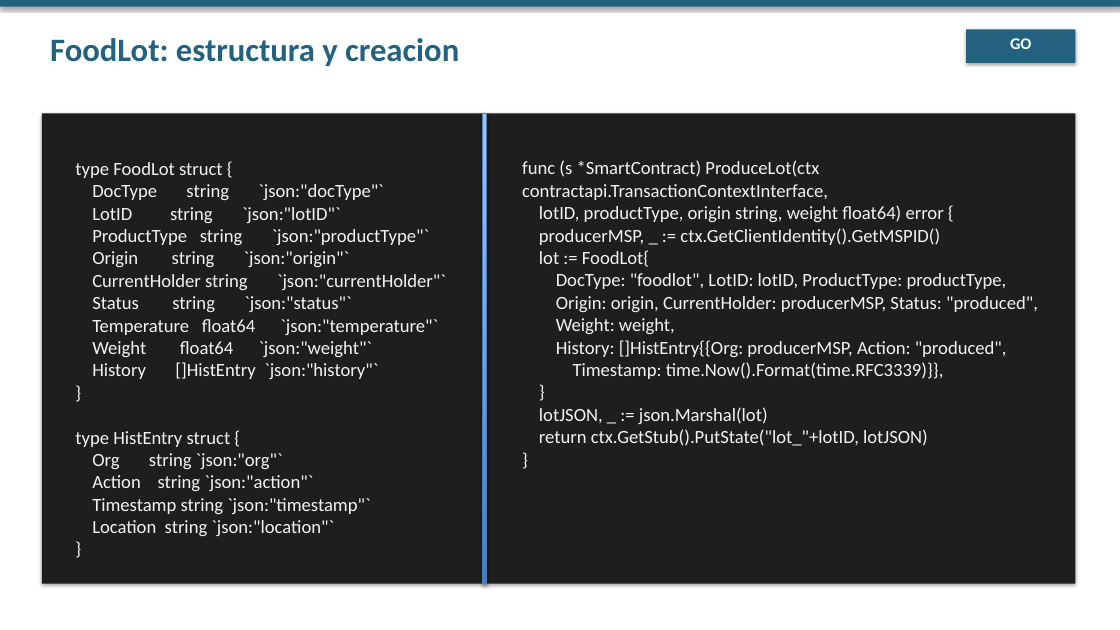
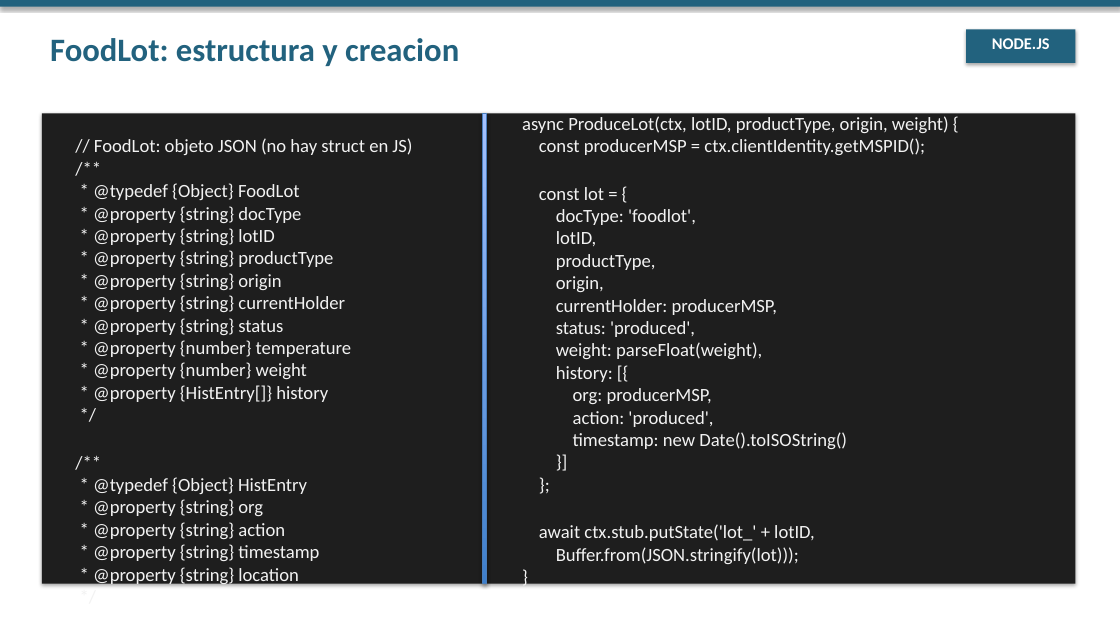
Before and after one commit to jjnieto/fabric, a slide deck: slide 16 of docs/slides/Modulo 4/dia_4.pptx. Drawn at 1120x630 pixels with LibreOffice and Linux fonts; fonts in the diff are those of the drawing. Boxes give left, top, right and bottom in pixels: in the first picture for what was removed or moved away, otherwise in the second. Text is boxed around its words. In the diff, an @@ line names an element or a change of style, - is before the commit and + after.

```diff
--- a/docs/slides/Modulo 4/dia_4.pptx
+++ b/docs/slides/Modulo 4/dia_4.pptx
@@ text at [992,38,1050,49]: text changed @@
-GO
+NODE.JS
@@ text at [522,116,949,564]: text changed @@
-func (s *SmartContract) ProduceLot(ctx contractapi.TransactionContextInterface,
-lotID, productType, origin string, weight float64) error {
-producerMSP, _ := ctx.GetClientIdentity().GetMSPID()
-lot := FoodLot{
-DocType: "foodlot", LotID: lotID, ProductType: productType,
-Origin: origin, CurrentHolder: producerMSP, Status: "produced",
-Weight: weight,
-History: []HistEntry{{Org: producerMSP, Action: "produced",
-Timestamp: time.Now().Format(time.RFC3339)}},
-}
-lotJSON, _ := json.Marshal(lot)
-return ctx.GetStub().PutState("lot_"+lotID, lotJSON)
-}
+async ProduceLot(ctx, lotID, productType, origin, weight) {
+const producerMSP = ctx.clientIdentity.getMSPID();
+const lot = {
+docType: 'foodlot',
+lotID,
+productType,
+origin,
+currentHolder: producerMSP,
+status: 'produced',
+weight: parseFloat(weight),
+history: [{
+org: producerMSP,
+action: 'produced',
+timestamp: new Date().toISOString()
+}]
+};
+await ctx.stub.putState('lot_' + lotID,
+Buffer.from(JSON.stringify(lot)));
+}
@@ text at [93,138,412,561]: text changed @@
-type FoodLot struct {
-DocType string `json:"docType"`
-LotID string `json:"lotID"`
-ProductType string `json:"productType"`
-Origin string `json:"origin"`
-CurrentHolder string `json:"currentHolder"`
-Status string `json:"status"`
-Temperature float64 `json:"temperature"`
-Weight float64 `json:"weight"`
-History []HistEntry `json:"history"`
-}
-type HistEntry struct {
-Org string `json:"org"`
-Action string `json:"action"`
-Timestamp string `json:"timestamp"`
-Location string `json:"location"`
-}
+// FoodLot: objeto JSON (no hay struct en JS)
+/**
+* @typedef {Object} FoodLot
+* @property {string} docType
+* @property {string} lotID
+* @property {string} productType
+* @property {string} origin
+* @property {string} currentHolder
+* @property {string} status
+* @property {number} temperature
+* @property {number} weight
+* @property {HistEntry[]} history
+*/
+/**
+* @typedef {Object} HistEntry
+* @property {string} org
+* @property {string} action
+* @property {string} timestamp
+* @property {string} location
+*/
```
Also in this commit, not shown: 5 other slides changed, 8 other files.
